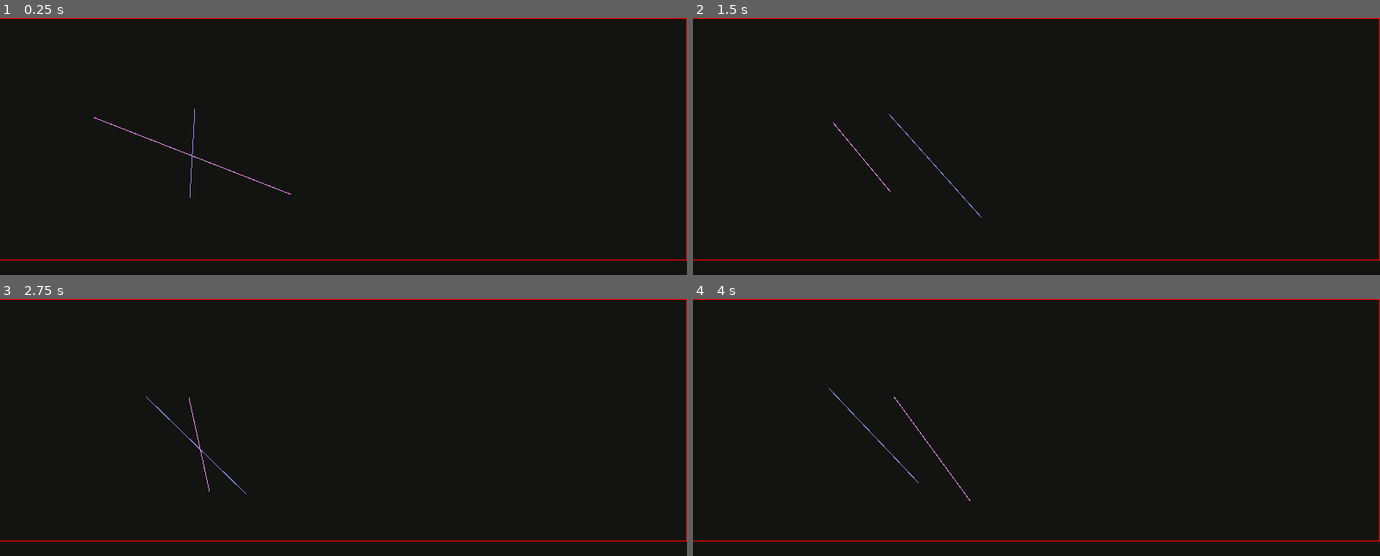
Above: before the commit, frames 1-4 (two rows, left to right).
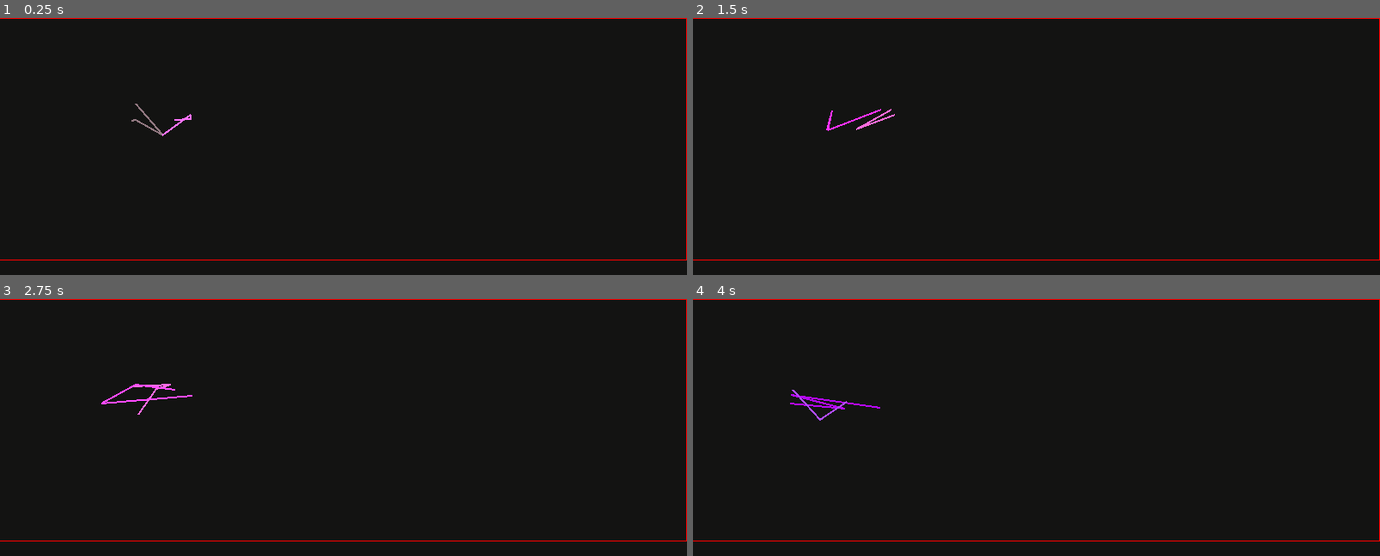
Above: after the commit, the same moments.

Repository: sustainablelab/draw-line
Game: Godot game, scene res://src/Main.tscn
Same seed, same stepped clock (60 frames per second), same inputs: the game is played once before the commit and once after it.
Inputs:
- Up to frame 1 (0.25 s): no input
- Up to frame 2 (1.5 s): tap Enter at 0.5 s
- Up to frame 3 (2.75 s): no input
- Up to frame 4 (4 s): no input

The runs differ from the first frame. In frame 1, 0.3% of the frame differs, in the area x 13-43%, y 33-70%; in frame 2, 0.3%; in frame 3, 0.3%; in frame 4, 0.4%, in the area x 14-41%, y 34-79%.

Commit message:
Array of lines

Diff:
--- a/src/Main.gd
+++ b/src/Main.gd
@@ -10,6 +10,10 @@
 
 
 func _ready() -> void:
+	## Randomize the seed for Godot's random number generator.
+	randomize()
+
+	## Say hello
 	myu.log_to_stdout(filename, "Enter scene tree")
 
 	## Dark black background
@@ -29,9 +33,6 @@
 	## Use Placeholder to push KeyPress to screen bottom
 	Placeholder.editor_only = false
 	Placeholder.size_flags_vertical = SIZE_EXPAND_FILL
-
-	## Add child that holds all lines for easy free
-	add_child(global_lines)
 
 	print_tree()
 
@@ -65,20 +66,20 @@
 	global_lines = Node2D.new()
 	add_child(global_lines)
 
-	var line1 : Line2D
-	var line2 : Line2D
+	var lines : Array = []
+	for i in range(2):
+		lines.append(new_line())
+		global_lines.add_child(lines[i])
+		lines[i].default_color = Color8(
+			randi()%0xFF+0x80, # red
+			randi()%0x80, # green
+			randi()%0xFF+0x80  # blue
+			)
+		for _point in range(4):
+			lines[i].add_point(Vector2(randi()%142+100,randi()%42+100))
 
-	line1 = Line2D.new()
-	line1.default_color = Color8(0x80,0x80,0xCC)
-	line1.width = 1
-	global_lines.add_child(line1)
-	line2 = Line2D.new()
-	line2.default_color = Color8(0xCC,0x80,0xCC)
-	line2.width = 1
-	global_lines.add_child(line2)
 
-	## Draw new points
-	line1.add_point(Vector2(randi()%142+100,randi()%42+100))
-	line1.add_point(Vector2(randi()%142+200,randi()%42+200))
-	line2.add_point(Vector2(randi()%142+100,randi()%42+100))
-	line2.add_point(Vector2(randi()%142+200,randi()%42+200))
+func new_line() -> Line2D:
+	var line = Line2D.new()
+	line.width = 2
+	return line
Not shown, changed: doc/README.md
